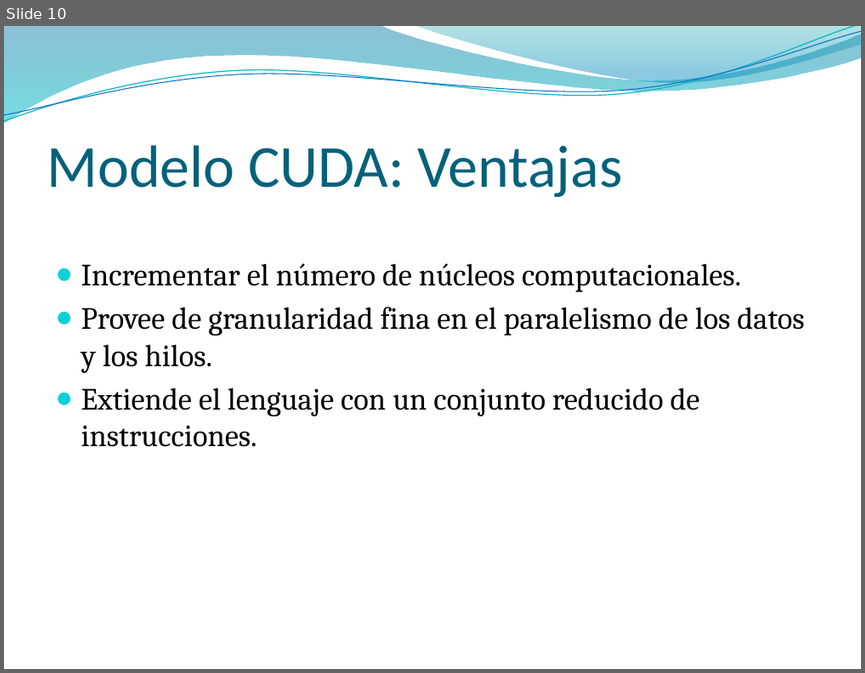
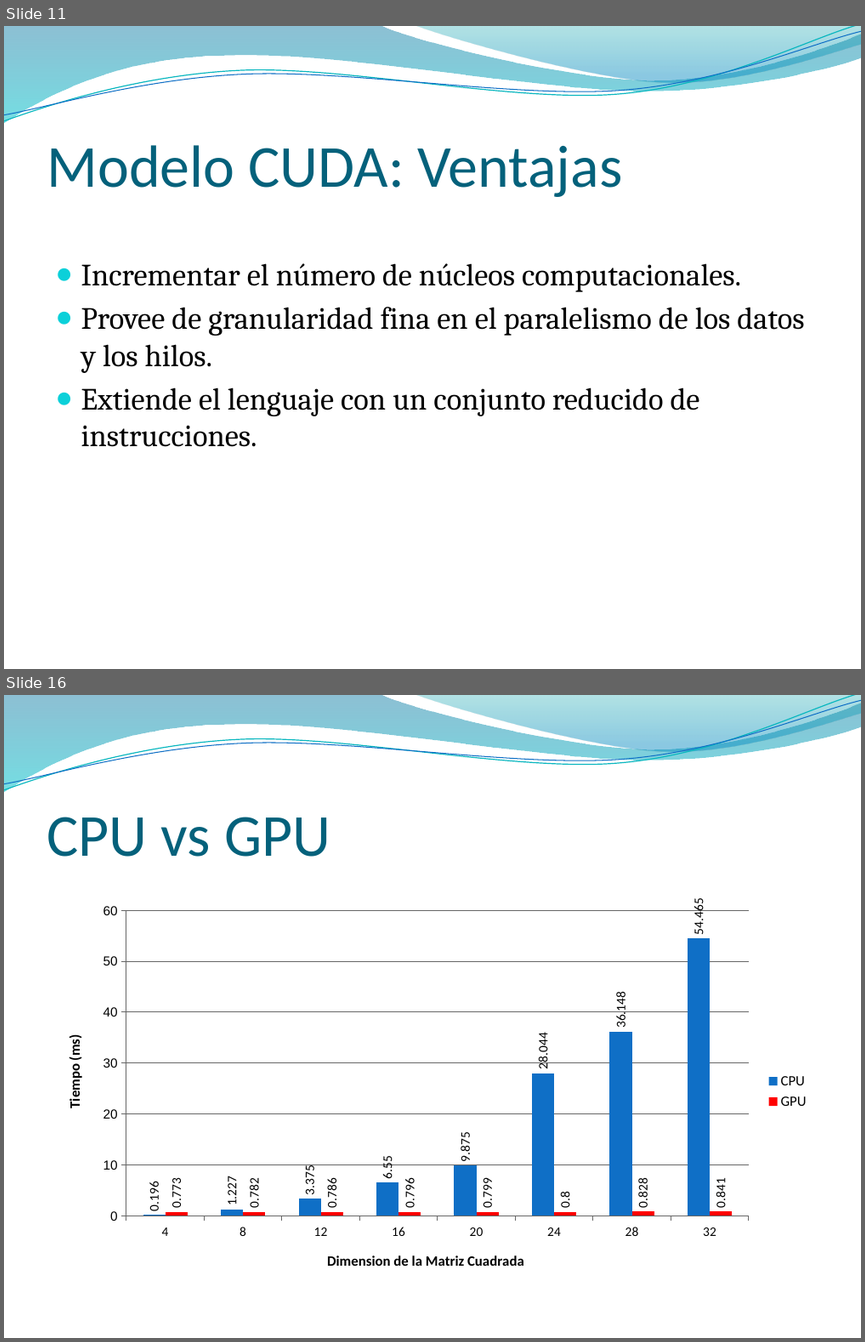
Before and after one commit to vinaygaba/pycuda-filters, a slide deck: out/presentacion/presentacionTAD.pptx. Shown one above the other, each under a label of ours: slide 10 before the commit, slides 11 and 16 after it; the slides between them are not shown. The pictures are 865x673 and 865x1342 pixels, drawn with LibreOffice and Linux fonts; fonts in the diff are those of the drawing; background and template pictures are left out. Boxes give left, top, right and bottom in pixels: in the first picture for what was removed or moved away, otherwise in the second. Text is boxed around its words. In the diff, an @@ line names an element or a change of style, - is before the commit and + after.

```diff
--- a/out/presentacion/presentacionTAD.pptx
+++ b/out/presentacion/presentacionTAD.pptx
@@ slide 16 added at [4, 695, 861, 1338], background picture (left out); not listed: 4 template elements that a slide beside it also shows @@
@@ title added at [46, 817, 330, 857], 50 pt, text #04617B @@
+CPU vs GPU
@@ column chart added at [46, 895, 818, 1287] @@
+categories: 4, 8, 12, 16, 20, 24, 28, 32
+CPU: 0.196, 1.227, 3.375, 6.55, 9.875, 28.044, 36.148, 54.465
+GPU: 0.773, 0.782, 0.786, 0.796, 0.799, 0.8, 0.828, 0.841
@@ what was slide 10 is now slide 11 @@
```
Also in this commit, not shown: 2 slides changed, 4 other slides added.
